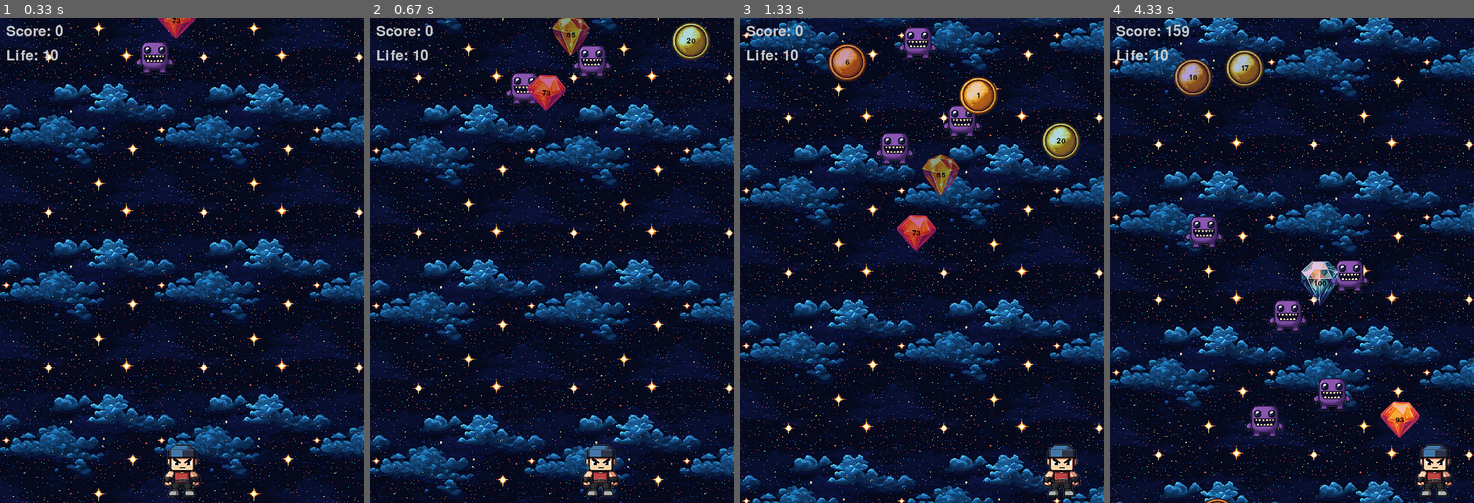
Above: before the commit, frames 1-4 (left to right).
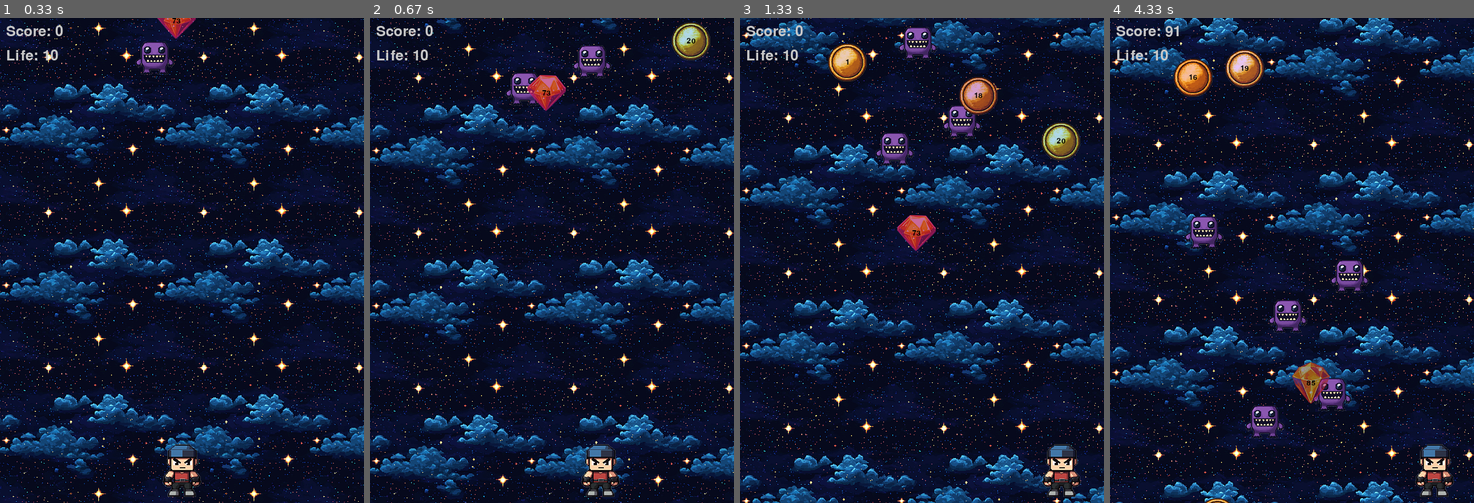
Above: after the commit, the same moments.

Repository: imigueldiaz/hero-monsters-pygame
Game: pygame game, started from run_game.py
Two runs of this game, one before a commit and one after it. Both use one fixed random seed, a clock stepped at 60 frames per second and the inputs below.
Inputs:
- Up to frame 1 (0.33 s): no input
- Up to frame 2 (0.67 s): hold Right from 0.33 s (still down)
- Up to frame 3 (1.33 s): release Right at 0.8 s; hold Right 0.83-1.3 s
- Up to frame 4 (4.33 s): hold Left 1.33-1.87 s; hold Left 1.9-2.3 s; hold Right 2.33-2.97 s; hold Left 3-3.47 s; hold Right 3.5-3.97 s; hold Right from 4 s (still down)

Frame 1 is identical in both runs. In frame 2, 0.5% of the frame differs, in the area x 50-61%, y 0-8%; in frame 3, 1.2%; in frame 4, 2.8%, in the area x 15-85%, y 1-100%.

Commit message:
Update monster and jewel quantities, add monster damage

Diff:
--- a/src/entities/monster.py
+++ b/src/entities/monster.py
@@ -5,8 +5,9 @@
         super().__init__(image_path, x, y, monster_speed)
         self.window_height = window_height
         self.fade_start_time = 0
-        self.fade_duration = 1000  # Fade out over 1 second
+        self.fade_duration = 1500  # Fade out over 1 second
         self.is_fading = False
+        self.damage = 1
 
     def fade_out(self, current_time):
         fade_progress = (current_time - self.fade_start_time) / self.fade_duration
--- a/src/heromonsters.py
+++ b/src/heromonsters.py
@@ -14,7 +14,7 @@
 JEWEL_SPEED = 7
 MAX_MONSTERS = 5
 MAX_COINS = 3
-MAX_JEWELS = 2
+MAX_JEWELS = 1
 FONT_SIZE = 36
 
 # --- Colors ---
@@ -286,20 +286,20 @@
                         self.all_sprites.add(jewel)
 
                 # --- Collision Detection ---
-
-                # --- Collision Detection ---
                 colliding_monsters = pygame.sprite.spritecollide(self.hero, self.monsters, True)
                 if colliding_monsters:
                     # Check if enough time has passed since the last collision
                     if current_time - self.hero.last_collision_time > self.hero.collision_cooldown:
                         if self.hero.life > 0:
                             self.HIT.play(4)
-                            self.hero.life -= 1
                             self.hero.last_collision_time = current_time  # Reset the collision timer
                             self.blink_start_time = current_time  # Start the blinking timer
                             self.hero_is_blinking = True  # Set the hero to blink
                         # Remove the colliding monsters from the all_sprites group
                         for monster in colliding_monsters:
+
+                            self.hero.life -= monster.damage  # Decrease hero life
+
                             # Mark the monster for removal
                             monster.is_fading = True
                             monster.fade_start_time = current_time
